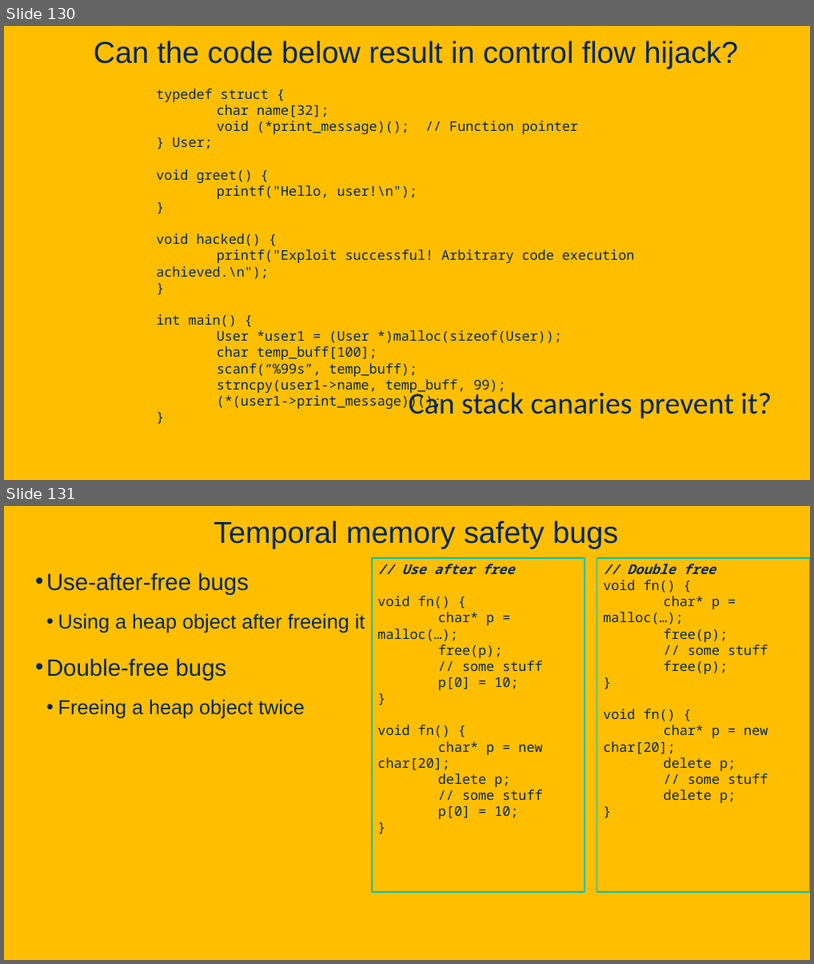
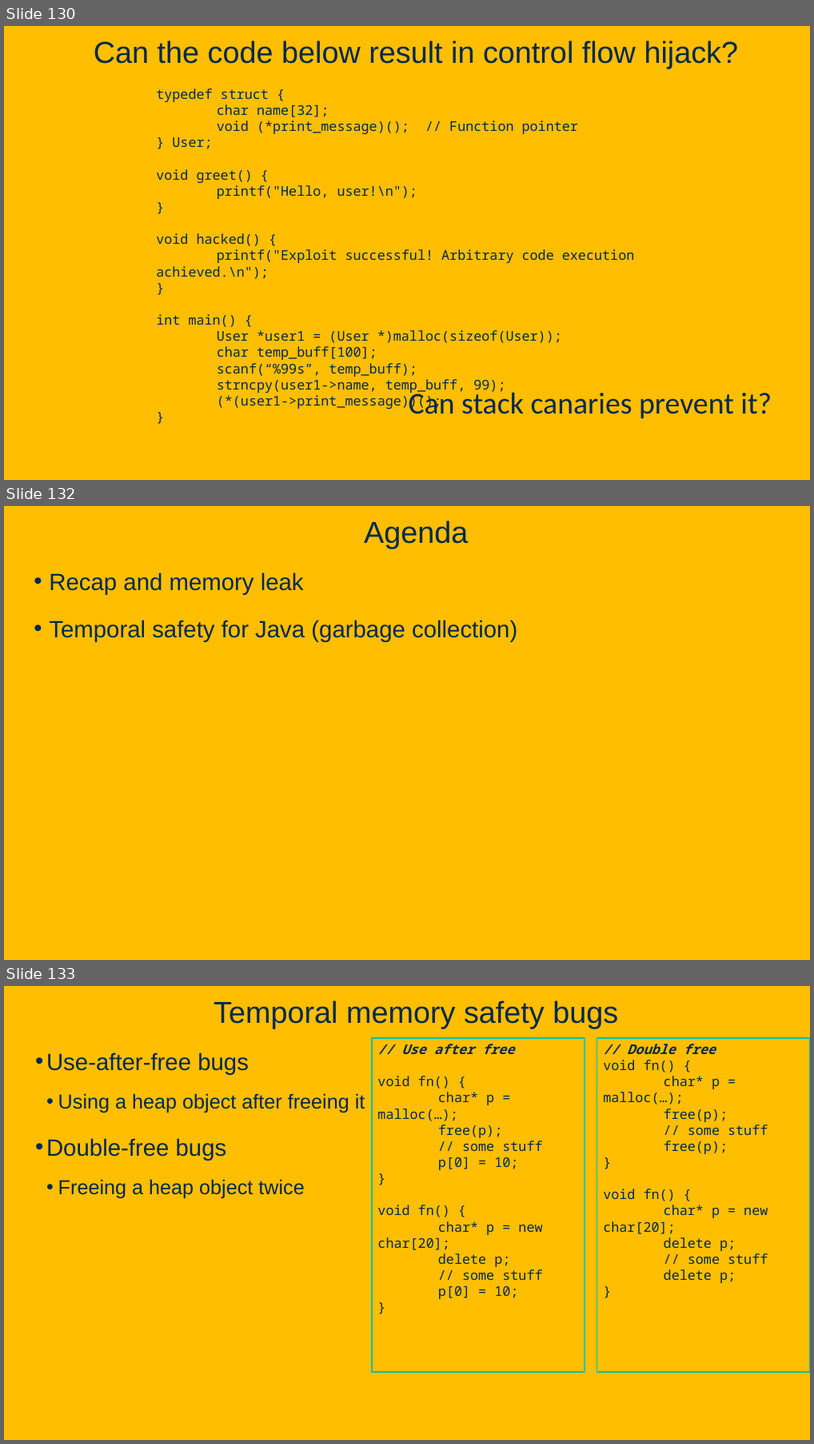
Before and after one commit to davsec-teaching/ecs160-f25, a slide deck: slides/9_software_security.pptx. Shown one above the other, each under a label of ours: slides 130 and 131 before the commit, slides 130, 132 and 133 after it; the slides between them are not shown. The pictures are 814x964 and 814x1444 pixels, drawn with LibreOffice and Linux fonts; fonts in the diff are those of the drawing; background and template pictures are left out. Boxes give left, top, right and bottom in pixels: in the first picture for what was removed or moved away, otherwise in the second. Text is boxed around its words. In the diff, an @@ line names an element or a change of style, - is before the commit and + after.

```diff
--- a/slides/9_software_security.pptx
+++ b/slides/9_software_security.pptx
@@ slide 132 added at [4,506,810,960], background picture (left out) @@
@@ title added at [364,520,468,548], 36 pt, text #022850 @@
+Agenda
@@ text added at [49,572,518,642], 28 pt, text #022850 @@
+• Recap and memory leak
+• Temporal safety for Java (garbage collection)
@@ what was slide 131 is now slide 133 @@
```
Also in this commit, not shown: 1 slide changed, 12 other slides added, 1 slide removed.
